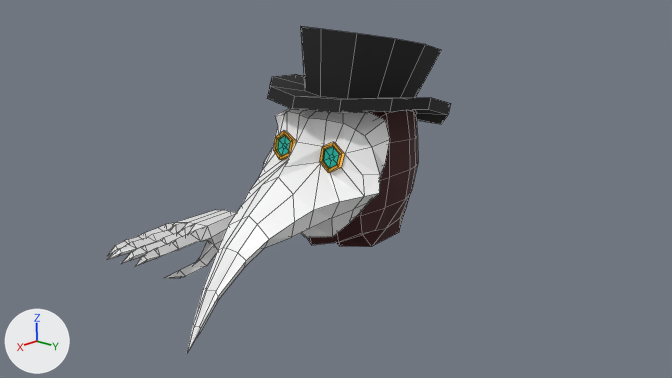
One commit to the Blender file src/assets/plague/plague.blend: the scene before it, then after it.
Rendered twice from the file's camera 'Camera'. Every picture has the same lights, and +X, +Y and +Z are marked at lower left. Mesh edges are drawn as thin lines.

The scene before the commit, as lines of its bpy script (objects in view):
```python
me_cube_002 = bpy.data.meshes.new('Cube.002')
me_cube_002.from_pydata(...)  # 57 vertices, 48 faces; spans x -0.343..0.783, y 0.0..0.483, z -0.656..0.732
me_cube_002.materials.append(mat_head)
me_cube_003 = bpy.data.meshes.new('Cube.003')
me_cube_003.from_pydata(...)  # 103 vertices, 92 faces; spans x -0.28..1.41, y 0.0..0.64, z -1.02..0.58
me_cube_003.materials.append(mat_head)
me_cube_004 = bpy.data.meshes.new('Cube.004')
me_cube_004.from_pydata(...)  # 107 vertices, 140 faces; spans x -0.336..0.909, y -0.225..0.353, z -0.263..0.093
me_cylinder_001 = bpy.data.meshes.new('Cylinder.001')
me_cylinder_001.from_pydata(...)  # 72 vertices, 62 faces; spans x -0.76..0.79, y -0.73..0.73, z -0.07..0.6
me_cylinder_001.materials.append(mat_hat)  # black #131313
ob_cube = bpy.data.objects.new('Cube', me_cube_004)
ob_cube.location = (0.986, -1.146, -0.61)
ob_hat = bpy.data.objects.new('Hat', me_cylinder_001)
ob_hat.location = (0.144, 0.0, 0.474)
ob_hat.rotation_euler = (0.0, -0.275, 0.0)  # degrees (0, -16, 0)
ob_head = bpy.data.objects.new('Head', me_cube_002)
ob_head.location = (0.0, 0.0, 0.0)
_m = ob_head.modifiers.new('Mirror', 'MIRROR')
_m.use_axis = (False, True, False)
_m.use_clip = True
ob_mask = bpy.data.objects.new('Mask', me_cube_003)
ob_mask.location = (0.617, -0.012, 0.0)
_m = ob_mask.modifiers.new('Mirror', 'MIRROR')
_m.use_axis = (False, True, False)
_m.use_clip = True
```
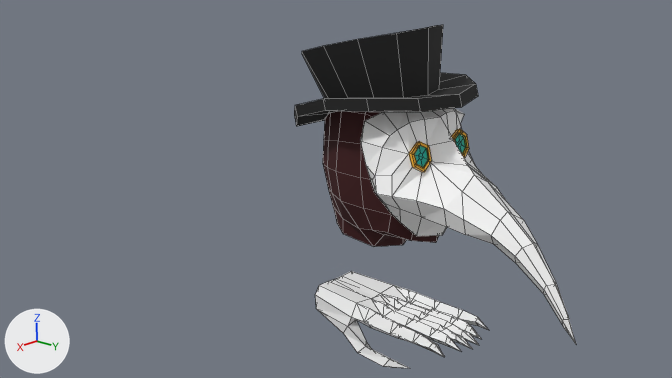
Pixel boxes (x1, y1, x2, y2) of what changed, in the pictures (672 x 378 px):
'Mask', mesh turned, moved, modifiers changed
    before: (187, 108, 390, 353)
    after: (360, 108, 576, 344)
'Hat', moved, turned
    before: (267, 26, 451, 124)
    after: (294, 25, 478, 126)
'Head', mesh turned, modifiers changed
    before: (306, 110, 418, 247)
    after: (323, 111, 439, 247)
'Hand', added
    after: (315, 271, 488, 368)
'Cube', deleted
    before: (106, 210, 236, 278)

The edits, one by one:
me_cube_002 has 57 vertices, 48 faces and spans x -0.343..0.783, y 0.0..0.483, z -0.656..0.732.
me_cube_002 is used by ob_head; location (0.0, 0.0, 0.0).
me_cube_002 part 1: the whole mesh is turned 90 degrees about the z axis through the mesh origin.
me_cube_003 has 103 vertices, 92 faces and spans x -0.28..1.41, y 0.0..0.64, z -1.02..0.58.
me_cube_003 is used by ob_mask; location (0.617, -0.012, 0.0).
me_cube_003 part 2: the whole mesh is turned 90 degrees about the z axis through the mesh origin.
Mesh me_cube_004_1 is new.
It has 107 vertices, 140 faces and spans x -0.353..0.225, y -0.336..0.909, z -0.263..0.093.
Object 'Head' (ob_head) has a MIRROR modifier named 'Mirror'.
Modifier setting removed (it was use_axis = (False, True, False)).
Object 'Mask' (ob_mask) moves from (0.617, -0.012, 0.0) to (0.012, 0.617, 0.0).
Object 'Mask' (ob_mask) has a MIRROR modifier named 'Mirror'.
Modifier setting removed (it was use_axis = (False, True, False)).
Object 'Hat' (ob_hat) moves from (0.144, 0.0, 0.474) to (0.0, 0.144, 0.474).
Object 'Hat' (ob_hat) turns from (0, -16, 0) to (0, -16, 90) degrees about x, y and z.
Object 'Cube' (ob_cube) is deleted.
Object 'Hand' (ob_hand) is new; it shows me_cube_004_1.
Its location is (1.146, 0.986, -0.61).
It gains a MIRROR modifier named 'Mirror'.
